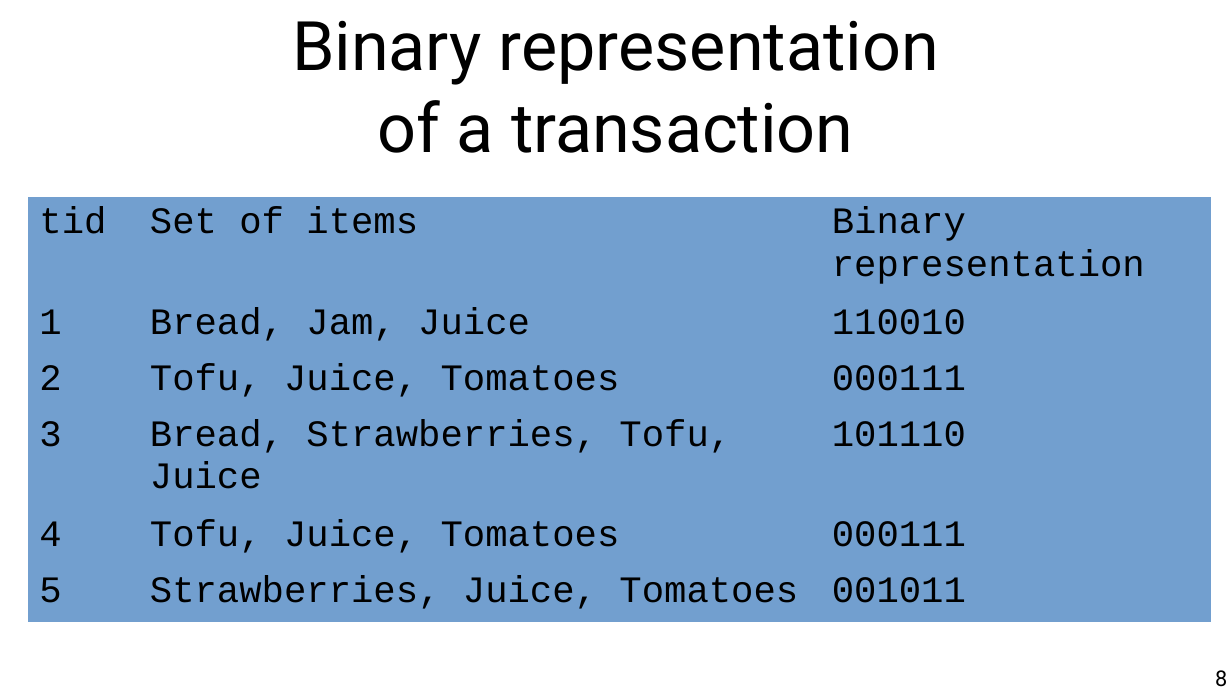
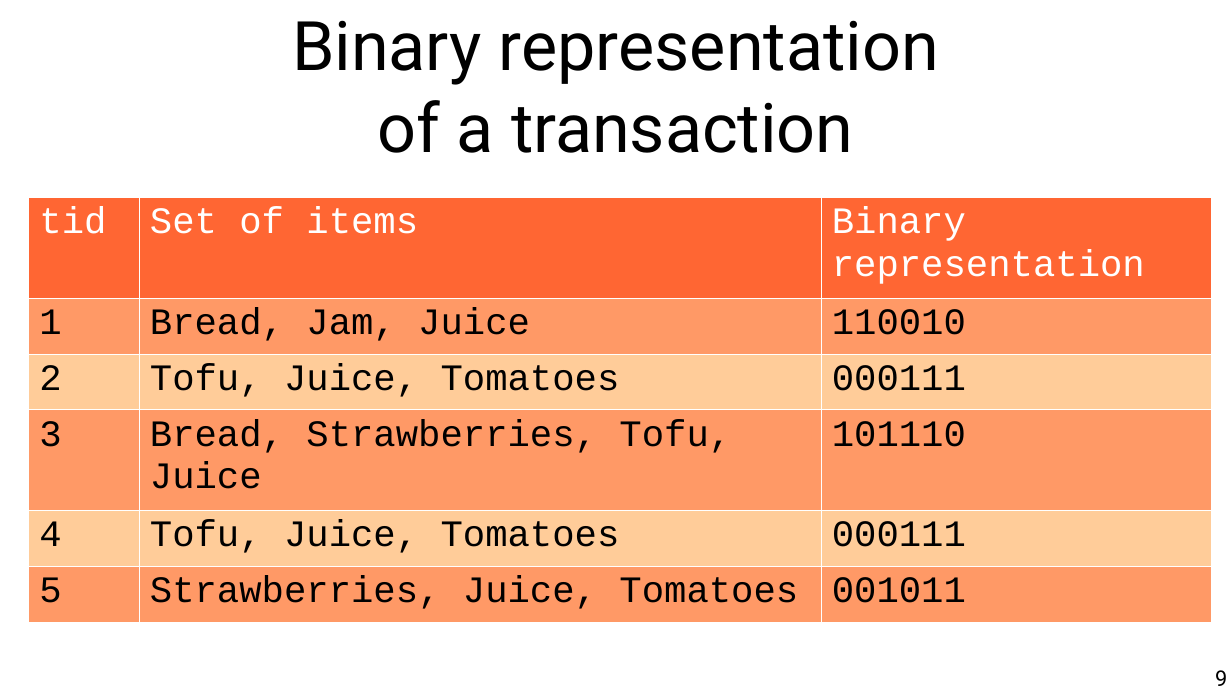
Before and after one commit to chatox/data-mining-course, a slide deck: slide 9 of theory/tt05_itemsets.odp (slide 8 before the commit). Drawn at 1232x693 pixels with LibreOffice and Linux fonts; fonts in the diff are those of the drawing. Boxes give left, top, right and bottom in pixels: in the first picture for what was removed or moved away, otherwise in the second. Text is boxed around its words. In the diff, an @@ line names an element or a change of style, - is before the commit and + after.

```diff
--- a/theory/tt05_itemsets.odp
+++ b/theory/tt05_itemsets.odp
@@ table at (28,197,1212,613) @@
@@ fill #729FCF to #FF6633 in row 1 @@
@@ fill #729FCF to #FF9966 in 9 cells @@
@@ fill #729FCF to #FFCC99 in 6 cells @@
@@ text colour #000000 to #FFFFFF in "tid", "Set of items", "Binary representation" @@
@@ borders changed @@
@@ page number at (1215,670,1227,686): text changed @@
-8
+9
```
Also in this commit, not shown: 11 other slides changed, 1 slide added, 1 other file.
